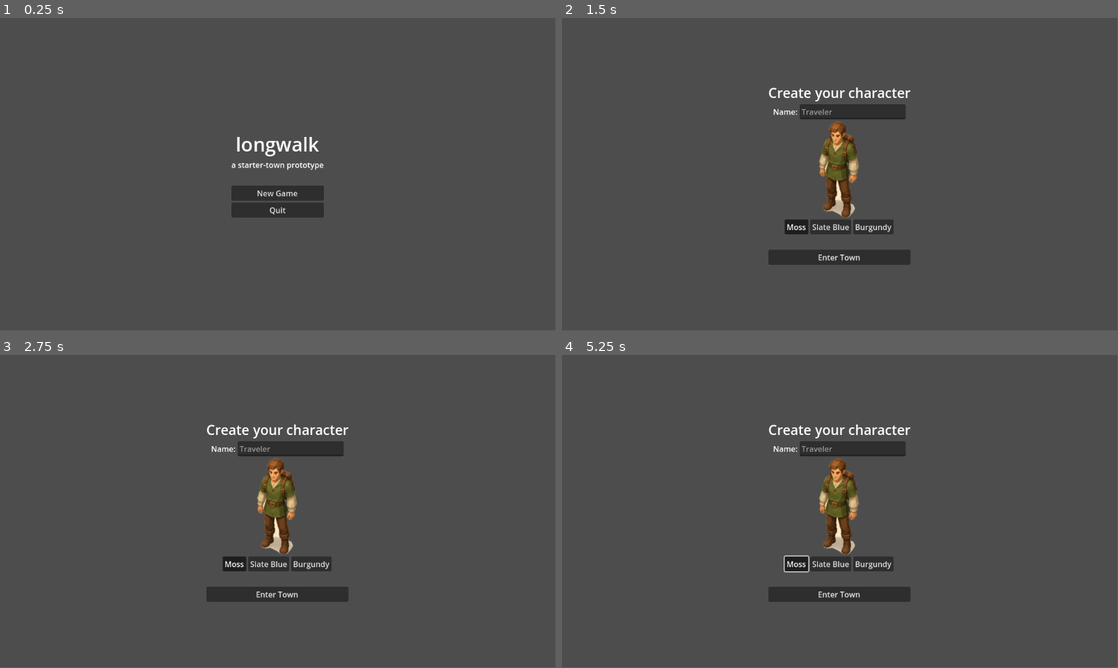
Above: before the commit, frames 1-4 (two rows, left to right).
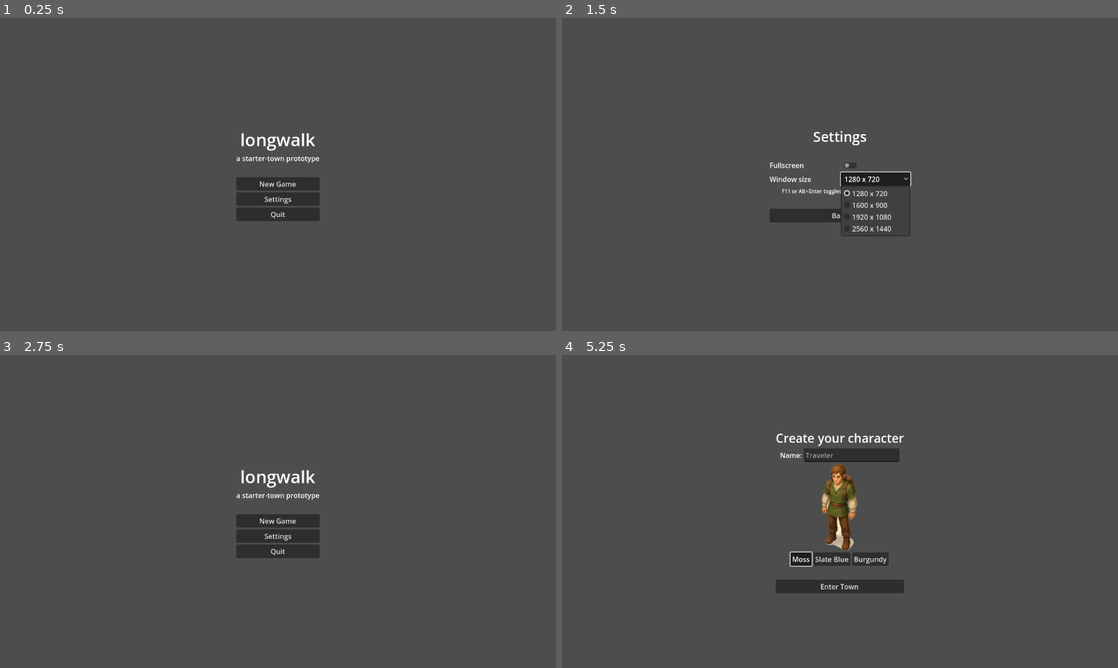
Above: after the commit, the same moments.

Repository: sentania-labs/longwalk
Game: Godot game, scene res://scenes/title_screen.tscn
Same seed, same stepped clock (60 frames per second), same inputs: the game is played once before the commit and once after it.
Inputs (mouse positions are in pixels of both pictures, inside the frame that each line leads up to):
- Up to frame 1 (0.25 s): no input
- Up to frame 2 (1.5 s): click (840, 199) at 0.5 s, where only the run after the commit has a clickable "Settings"; click (873, 177) at 1.25 s, where only the run after the commit has a clickable "1280 x 720"
- Up to frame 3 (2.75 s): click (278, 552) at 2 s, where only the run after the commit has a clickable "Back"
- Up to frame 4 (5.25 s): click (840, 520) at 2.75 s, where only the run after the commit has a clickable "New Game"; click "Enter Town" at 3.5 s; click "Enter Town" at 4.25 s; click "Moss" at 5 s
In our replay, the window is 799x449 before the commit and 800x450 after it. These sizes can differ from the game's own. Grey fills any space a smaller window leaves; there, only what the larger window draws over its background counts as a difference.

The runs differ from the first frame. In frame 1, 1.9% of the frame differs, in the area x 41-59%, y 36-65%; in frame 2, 5.8%; in frame 3, 6.3%, in the area x 37-63%, y 22-79%; in frame 4, 4.4%.
Error in both runs: Invalid access to property or key 'text' on a base object of type 'null instance'. (res://src/render/ui/character_creation.gd:47)

Commit message:
Display settings: fullscreen/windowed toggle, resolution picker, canvas_items scaling
The project had no [display] section at all, so it booted at Godot's
defaults (1152x648, stretch/mode="disabled", resizability undeclared) with
no way for a player to change any of it.

Adds:

- A DisplaySettings autoload (src/render/display_settings.gd) owning window
  mode and windowed resolution, persisted to user://settings.cfg via
  ConfigFile and re-applied at boot before the first scene draws.
- A settings screen (scenes/settings_screen.tscn) reached from a new
  "Settings" button on the title screen: fullscreen toggle, and a windowed
  resolution picker that greys out in fullscreen.
- F11 and Alt+Enter as a global toggle_fullscreen action, handled by the
  autoload so it works from every scene.
- A [display] section: 1280x720 base viewport, resizable,
  stretch/mode="canvas_items", stretch/aspect="keep".

Fullscreen uses WINDOW_MODE_FULLSCREEN (borderless) rather than
WINDOW_MODE_EXCLUSIVE_FULLSCREEN, so alt-tab stays cheap.

canvas_items rather than viewport, because the art is not pixel art:
tools/art/style.md defaults the house style to a low-poly-flat 3D render
look, process_assets.py resizes with LANCZOS onto arbitrary non-grid sizes
(66x160, 320x261, 320x230), and nothing sets nearest-neighbour filtering
anywhere. Integer viewport scaling would only soften that art.

Pure render/UI layer, nothing under src/sim/ is touched.

Refs #11

Diff:
--- a/project.godot
+++ b/project.godot
@@ -20,8 +20,43 @@
 [autoload]
 
 GameState="*res://src/sim/game_state.gd"
+DisplaySettings="*res://src/render/display_settings.gd"
+
+[display]
+
+; Base viewport the UI and world are authored against. Everything scales from
+; here; see stretch/mode below.
+window/size/viewport_width=1280
+window/size/viewport_height=720
+window/size/resizable=true
+
+; canvas_items, not viewport. The art here is NOT pixel art and does not want
+; integer pixel-perfect scaling: tools/art/style.md defaults the house style
+; to "a low-poly-flat 3D render look", and tools/art/process_assets.py resizes
+; every asset with LANCZOS (a smooth resample) onto arbitrary non-grid sizes
+; (66x160 for the player, 320x261 and 320x230 for the two building facades).
+; Nothing in the project or in any .import file sets nearest-neighbour
+; filtering, so textures already draw with Godot's default linear filter.
+; canvas_items scales the 2D transform and lets those textures resample
+; smoothly at any window size; viewport mode would instead render to a fixed
+; 1280x720 buffer and blit it, which only pays off for grid-aligned pixel art
+; and would soften this art at every non-integer scale.
+window/stretch/mode="canvas_items"
+
+; keep, not expand: the whole windowed resolution list is 16:9, so the intended
+; framing holds at every offered size, and an arbitrary drag-resize letterboxes
+; rather than distorting the sprites or handing the player a wider view of the
+; world than the town was laid out for.
+window/stretch/aspect="keep"
 
 [input]
+
+toggle_fullscreen={
+"deadzone": 0.2,
+"events": [Object(InputEventKey,"resource_local_to_scene":false,"resource_name":"","device":-1,"window_id":0,"alt_pressed":false,"shift_pressed":false,"ctrl_pressed":false,"meta_pressed":false,"pressed":false,"keycode":4194342,"physical_keycode":0,"key_label":0,"unicode":0,"location":0,"echo":false,"script":null)
+, Object(InputEventKey,"resource_local_to_scene":false,"resource_name":"","device":-1,"window_id":0,"alt_pressed":true,"shift_pressed":false,"ctrl_pressed":false,"meta_pressed":false,"pressed":false,"keycode":4194309,"physical_keycode":0,"key_label":0,"unicode":0,"location":0,"echo":false,"script":null)
+]
+}
 
 move_up={
 "deadzone": 0.2,
--- /dev/null
+++ b/scenes/settings_screen.tscn
@@ -0,0 +1,75 @@
+[gd_scene load_steps=2 format=3]
+
+[ext_resource type="Script" path="res://src/render/ui/settings_screen.gd" id="1"]
+
+[node name="SettingsScreen" type="Control"]
+layout_mode = 3
+anchors_preset = 15
+anchor_right = 1.0
+anchor_bottom = 1.0
+grow_horizontal = 2
+grow_vertical = 2
+script = ExtResource("1")
+
+[node name="CenterContainer" type="CenterContainer" parent="."]
+layout_mode = 1
+anchors_preset = 15
+anchor_right = 1.0
+anchor_bottom = 1.0
+grow_horizontal = 2
+grow_vertical = 2
+
+[node name="VBoxContainer" type="VBoxContainer" parent="CenterContainer"]
+layout_mode = 2
+alignment = 1
+
+[node name="Title" type="Label" parent="CenterContainer/VBoxContainer"]
+layout_mode = 2
+horizontal_alignment = 1
+theme_override_font_sizes/font_size = 32
+text = "Settings"
+
+[node name="Spacer" type="Control" parent="CenterContainer/VBoxContainer"]
+custom_minimum_size = Vector2(0, 24)
+layout_mode = 2
+
+[node name="FullscreenRow" type="HBoxContainer" parent="CenterContainer/VBoxContainer"]
+layout_mode = 2
+
+[node name="FullscreenLabel" type="Label" parent="CenterContainer/VBoxContainer/FullscreenRow"]
+custom_minimum_size = Vector2(160, 0)
+layout_mode = 2
+text = "Fullscreen"
+
+[node name="FullscreenCheck" type="CheckButton" parent="CenterContainer/VBoxContainer/FullscreenRow"]
+layout_mode = 2
+
+[node name="ResolutionRow" type="HBoxContainer" parent="CenterContainer/VBoxContainer"]
+layout_mode = 2
+
+[node name="ResolutionLabel" type="Label" parent="CenterContainer/VBoxContainer/ResolutionRow"]
+custom_minimum_size = Vector2(160, 0)
+layout_mode = 2
+text = "Window size"
+
+[node name="ResolutionOption" type="OptionButton" parent="CenterContainer/VBoxContainer/ResolutionRow"]
+custom_minimum_size = Vector2(160, 0)
+layout_mode = 2
+
+[node name="Hint" type="Label" parent="CenterContainer/VBoxContainer"]
+layout_mode = 2
+horizontal_alignment = 1
+theme_override_font_sizes/font_size = 12
+text = "F11 or Alt+Enter toggles fullscreen at any time"
+
+[node name="Spacer2" type="Control" parent="CenterContainer/VBoxContainer"]
+custom_minimum_size = Vector2(0, 24)
+layout_mode = 2
+
+[node name="BackButton" type="Button" parent="CenterContainer/VBoxContainer"]
+layout_mode = 2
+text = "Back"
+
+[connection signal="toggled" from="CenterContainer/VBoxContainer/FullscreenRow/FullscreenCheck" to="." method="_on_fullscreen_toggled"]
+[connection signal="item_selected" from="CenterContainer/VBoxContainer/ResolutionRow/ResolutionOption" to="." method="_on_resolution_selected"]
+[connection signal="pressed" from="CenterContainer/VBoxContainer/BackButton" to="." method="_on_back_pressed"]
--- a/scenes/title_screen.tscn
+++ b/scenes/title_screen.tscn
@@ -42,9 +42,14 @@
 layout_mode = 2
 text = "New Game"
 
+[node name="SettingsButton" type="Button" parent="CenterContainer/VBoxContainer"]
+layout_mode = 2
+text = "Settings"
+
 [node name="QuitButton" type="Button" parent="CenterContainer/VBoxContainer"]
 layout_mode = 2
 text = "Quit"
 
 [connection signal="pressed" from="CenterContainer/VBoxContainer/NewGameButton" to="." method="_on_new_game_pressed"]
+[connection signal="pressed" from="CenterContainer/VBoxContainer/SettingsButton" to="." method="_on_settings_pressed"]
 [connection signal="pressed" from="CenterContainer/VBoxContainer/QuitButton" to="." method="_on_quit_pressed"]
--- /dev/null
+++ b/src/render/display_settings.gd
@@ -0,0 +1,136 @@
+extends Node
+
+# Display settings: window mode (borderless fullscreen vs windowed) and the
+# windowed resolution, persisted to user://settings.cfg and re-applied at
+# boot.
+#
+# This is an autoload for two reasons that a per-scene script could not
+# cover: the saved mode has to be applied before the first scene draws, so
+# the player never sees the default window flash to their chosen one, and
+# the fullscreen shortcut has to work from every scene rather than only
+# while the settings screen happens to be open.
+#
+# Render-layer only (see CLAUDE.md, simulation/rendering separation). The
+# sim layer must never read from here; nothing about window size may reach a
+# simulation decision, or the headless/server build would diverge from the
+# windowed one.
+
+const CONFIG_PATH := "user://settings.cfg"
+const SECTION := "display"
+const KEY_FULLSCREEN := "fullscreen"
+const KEY_WINDOWED_WIDTH := "windowed_width"
+const KEY_WINDOWED_HEIGHT := "windowed_height"
+
+const DEFAULT_FULLSCREEN := false
+const DEFAULT_RESOLUTION := Vector2i(1280, 720)
+
+# Windowed sizes offered by the settings screen. All 16:9, matching the base
+# viewport declared in project.godot: stretch/aspect="keep" letterboxes any
+# other shape rather than distorting it, so a non-16:9 entry here would only
+# buy the player black bars.
+const RESOLUTIONS: Array[Vector2i] = [
+	Vector2i(1280, 720),
+	Vector2i(1600, 900),
+	Vector2i(1920, 1080),
+	Vector2i(2560, 1440),
+]
+
+# Emitted after any applied change, including one made via the F11 /
+# Alt+Enter shortcut while the settings screen is open, so open UI can
+# re-sync instead of showing a stale toggle.
+signal changed
+
+var fullscreen := DEFAULT_FULLSCREEN
+var windowed_resolution := DEFAULT_RESOLUTION
+
+
+func _ready() -> void:
+	# ALWAYS so the fullscreen shortcut keeps working if the game is ever
+	# paused (a pause menu is a later milestone, but an autoload that stops
+	# responding to F11 mid-pause would be a confusing thing to debug then).
+	process_mode = Node.PROCESS_MODE_ALWAYS
+	load_settings()
+	apply()
+
+
+func _unhandled_input(event: InputEvent) -> void:
+	if event.is_action_pressed("toggle_fullscreen"):
+		set_fullscreen(not fullscreen)
+		get_viewport().set_input_as_handled()
+
+
+func set_fullscreen(value: bool) -> void:
+	fullscreen = value
+	apply()
+	save_settings()
+
+
+func set_windowed_resolution(value: Vector2i) -> void:
+	windowed_resolution = value
+	apply()
+	save_settings()
+
+
+# Pushes the current settings onto the actual window. Safe to call when no
+# real window exists: the headless display server has no window to size, and
+# calling into it would be meaningless rather than merely wasteful.
+func apply() -> void:
+	if DisplayServer.get_name() == "headless":
+		changed.emit()
+		return
+
+	if fullscreen:
+		# WINDOW_MODE_FULLSCREEN, not WINDOW_MODE_EXCLUSIVE_FULLSCREEN:
+		# Godot 4's plain fullscreen is a borderless window sized to the
+		# screen, which alt-tabs cleanly. Exclusive fullscreen takes the
+		# display mode and makes alt-tab a mode switch.
+		DisplayServer.window_set_mode(DisplayServer.WINDOW_MODE_FULLSCREEN)
+	else:
+		DisplayServer.window_set_mode(DisplayServer.WINDOW_MODE_WINDOWED)
+		DisplayServer.window_set_size(windowed_resolution)
+		_center_window()
+
+	changed.emit()
+
+
+# Re-centering matters when leaving fullscreen or growing the window: Godot
+# keeps the previous top-left corner, so a window that grew past the screen
+# edge would otherwise end up with its title bar off-screen.
+#
+# Centers on windowed_resolution rather than on window_get_size(): the resize
+# above is a request to the window manager, not an immediate change, so on X11
+# window_get_size() still reports the PREVIOUS size when read back this soon
+# and the window lands off-center by half the delta.
+func _center_window() -> void:
+	var screen := DisplayServer.window_get_current_screen()
+	var usable := DisplayServer.screen_get_usable_rect(screen)
+	DisplayServer.window_set_position(usable.position + (usable.size - windowed_resolution) / 2)
+
+
+func load_settings(path: String = CONFIG_PATH) -> void:
+	var config := ConfigFile.new()
+	# Any read failure (no file on first run, or a corrupt/hand-edited one)
+	# leaves the defaults in place rather than propagating: unreadable
+	# settings are not worth failing a boot over.
+	if config.load(path) != OK:
+		fullscreen = DEFAULT_FULLSCREEN
+		windowed_resolution = DEFAULT_RESOLUTION
+		return
+
+	fullscreen = bool(config.get_value(SECTION, KEY_FULLSCREEN, DEFAULT_FULLSCREEN))
+	var width := int(config.get_value(SECTION, KEY_WINDOWED_WIDTH, DEFAULT_RESOLUTION.x))
+	var height := int(config.get_value(SECTION, KEY_WINDOWED_HEIGHT, DEFAULT_RESOLUTION.y))
+	var loaded := Vector2i(width, height)
+	# Only accept a size this build actually offers. A settings file written
+	# by an older build (or by hand) could otherwise pin the window to a
+	# resolution the settings screen cannot represent, leaving the player
+	# unable to change it back from the UI.
+	windowed_resolution = loaded if loaded in RESOLUTIONS else DEFAULT_RESOLUTION
+
+
+func save_settings(path: String = CONFIG_PATH) -> void:
+	var config := ConfigFile.new()
+	config.set_value(SECTION, KEY_FULLSCREEN, fullscreen)
+	config.set_value(SECTION, KEY_WINDOWED_WIDTH, windowed_resolution.x)
+	config.set_value(SECTION, KEY_WINDOWED_HEIGHT, windowed_resolution.y)
+	config.save(path)
--- /dev/null
+++ b/src/render/ui/settings_screen.gd
@@ -0,0 +1,62 @@
+extends Control
+
+# Settings screen, reached from the title screen. Display options only for
+# now (window mode, windowed resolution); audio and input remapping are not
+# in scope until there is anything to remap.
+#
+# The actual window work lives in the DisplaySettings autoload
+# (src/render/display_settings.gd), not here: the shortcut and the
+# boot-time apply both need it to outlive this scene.
+
+@onready var _fullscreen_check: CheckButton = $CenterContainer/VBoxContainer/FullscreenRow/FullscreenCheck
+@onready var _resolution_row: HBoxContainer = $CenterContainer/VBoxContainer/ResolutionRow
+@onready var _resolution_option: OptionButton = $CenterContainer/VBoxContainer/ResolutionRow/ResolutionOption
+
+var _display_settings: Node
+
+
+func _ready() -> void:
+	# get_node_or_null rather than the "DisplaySettings" autoload global
+	# identifier, for the same reason character_creation.gd uses it: the
+	# global is only resolved on a normal main-scene boot, not when a
+	# headless `--script` test loads this scene (see test/active_path/).
+	_display_settings = get_node_or_null("/root/DisplaySettings")
+	if _display_settings == null:
+		return
+
+	for resolution in _display_settings.RESOLUTIONS:
+		_resolution_option.add_item("%d x %d" % [resolution.x, resolution.y])
+
+	_display_settings.changed.connect(_sync_from_settings)
+	_sync_from_settings()
+
+
+# One-way refresh from the autoload's state. Driven by DisplaySettings.changed
+# as well as _ready(), so toggling fullscreen with F11 while this screen is
+# open moves the checkbox too.
+func _sync_from_settings() -> void:
+	_fullscreen_check.set_pressed_no_signal(_display_settings.fullscreen)
+
+	var index: int = _display_settings.RESOLUTIONS.find(_display_settings.windowed_resolution)
+	if index >= 0:
+		_resolution_option.selected = index
+
+	# Windowed resolution is meaningless in fullscreen (the window takes the
+	# screen's size), so the picker greys out rather than silently ignoring
+	# the player's choice.
+	_resolution_row.modulate.a = 0.5 if _display_settings.fullscreen else 1.0
+	_resolution_option.disabled = _display_settings.fullscreen
+
+
+func _on_fullscreen_toggled(pressed: bool) -> void:
+	if _display_settings != null:
+		_display_settings.set_fullscreen(pressed)
+
+
+func _on_resolution_selected(index: int) -> void:
+	if _display_settings != null:
+		_display_settings.set_windowed_resolution(_display_settings.RESOLUTIONS[index])
+
+
+func _on_back_pressed() -> void:
+	get_tree().change_scene_to_file("res://scenes/title_screen.tscn")
--- a/src/render/ui/title_screen.gd
+++ b/src/render/ui/title_screen.gd
@@ -1,7 +1,8 @@
 extends Control
 
-# Title screen: two options for this first playable slice, "New Game" and
-# "Quit". There is no "Continue" here: there is no save system yet (see
+# Title screen: three options for this first playable slice, "New Game",
+# "Settings", and "Quit". There is no "Continue" here: there is no save
+# system yet for game state (see
 # ARCHITECTURE.md, "three-layer persistence design", not implemented until a
 # later milestone), so a returning-player option would have nothing to load.
 # "Start Game" and "New Character" also collapse into one "New Game" button:
@@ -12,5 +13,9 @@
 	get_tree().change_scene_to_file("res://scenes/character_creation.tscn")
 
 
+func _on_settings_pressed() -> void:
+	get_tree().change_scene_to_file("res://scenes/settings_screen.tscn")
+
+
 func _on_quit_pressed() -> void:
 	get_tree().quit()
--- /dev/null
+++ b/test/active_path/test_display_settings.gd
@@ -0,0 +1,174 @@
+extends SceneTree
+
+# Guards the display-settings plumbing (src/render/display_settings.gd): the
+# ConfigFile round-trip, the validation that keeps a stale or hand-edited
+# settings file from pinning the window to a size the settings screen cannot
+# offer back, and the InputMap registration behind the fullscreen shortcut.
+#
+# The window-mode side (DisplayServer.window_set_mode and friends) is
+# deliberately not covered: there is no window under --headless to assert
+# against, and DisplaySettings.apply() short-circuits there. What is testable
+# without a display server is the persistence and the bindings, which is also
+# where the silent-failure bugs live: a key that was never registered is dead
+# forever with no error (the same class of bug pinned by
+# test/legacy_procedural/test_input_map.gd), and a settings file that fails to
+# round-trip just quietly forgets the player's choice.
+#
+# Invocation (run by tools/run_tests.sh):
+#   godot --headless --script res://test/active_path/test_display_settings.gd
+
+const DisplaySettingsScript := preload("res://src/render/display_settings.gd")
+const SettingsScreenScene := preload("res://scenes/settings_screen.tscn")
+
+# A scratch path under user://, not the real CONFIG_PATH: this test must not
+# clobber the settings of whoever is running it locally.
+const TEST_CONFIG_PATH := "user://test_settings.cfg"
+
+
+func _initialize() -> void:
+	var failures := 0
+
+	failures += _check_defaults_when_absent()
+	failures += _check_round_trip()
+	failures += _check_rejects_unoffered_resolution()
+	failures += _check_resolutions_match_base_aspect()
+	failures += _check_fullscreen_action_bindings()
+	failures += _check_settings_screen_instantiates()
+
+	DirAccess.remove_absolute(ProjectSettings.globalize_path(TEST_CONFIG_PATH))
+
+	if failures == 0:
+		print("\nAll display settings checks passed.")
+		quit(0)
+	else:
+		print("\n%d display settings check(s) FAILED." % failures)
+		quit(1)
+
+
+func _check_defaults_when_absent() -> int:
+	var failures := 0
+	DirAccess.remove_absolute(ProjectSettings.globalize_path(TEST_CONFIG_PATH))
+
+	var settings := DisplaySettingsScript.new()
+	settings.fullscreen = true
+	settings.windowed_resolution = Vector2i(1920, 1080)
+	# A missing file must reset to defaults, not leave whatever was in memory.
+	settings.load_settings(TEST_CONFIG_PATH)
+
+	failures += _check(settings.fullscreen == DisplaySettingsScript.DEFAULT_FULLSCREEN, "missing settings file falls back to the default window mode")
+	failures += _check(settings.windowed_resolution == DisplaySettingsScript.DEFAULT_RESOLUTION, "missing settings file falls back to the default resolution")
+	settings.free()
+	return failures
+
+
+func _check_round_trip() -> int:
+	var failures := 0
+	var writer := DisplaySettingsScript.new()
+	writer.fullscreen = true
+	writer.windowed_resolution = Vector2i(1920, 1080)
+	writer.save_settings(TEST_CONFIG_PATH)
+
+	var reader := DisplaySettingsScript.new()
+	reader.load_settings(TEST_CONFIG_PATH)
+
+	failures += _check(reader.fullscreen == true, "fullscreen survives a save/load round-trip")
+	failures += _check(reader.windowed_resolution == Vector2i(1920, 1080), "windowed resolution survives a save/load round-trip (%s)" % reader.windowed_resolution)
+
+	# The false case separately: `false` is also get_value()'s implicit
+	# fallback shape, so a save that silently wrote nothing would still read
+	# back as false and pass a true-only check.
+	writer.fullscreen = false
+	writer.windowed_resolution = Vector2i(1600, 900)
+	writer.save_settings(TEST_CONFIG_PATH)
+	reader.load_settings(TEST_CONFIG_PATH)
+
+	failures += _check(reader.fullscreen == false, "windowed mode survives a save/load round-trip")
+	failures += _check(reader.windowed_resolution == Vector2i(1600, 900), "a second windowed resolution survives a save/load round-trip (%s)" % reader.windowed_resolution)
+
+	writer.free()
+	reader.free()
+	return failures
+
+
+func _check_rejects_unoffered_resolution() -> int:
+	var failures := 0
+	# Simulates a settings file written by a build that offered a size this
+	# one does not, or edited by hand. Accepting it would size the window to
+	# something the settings screen has no entry for, so the player could not
+	# pick their way back out of it.
+	var config := ConfigFile.new()
+	config.set_value(DisplaySettingsScript.SECTION, DisplaySettingsScript.KEY_FULLSCREEN, false)
+	config.set_value(DisplaySettingsScript.SECTION, DisplaySettingsScript.KEY_WINDOWED_WIDTH, 800)
+	config.set_value(DisplaySettingsScript.SECTION, DisplaySettingsScript.KEY_WINDOWED_HEIGHT, 600)
+	config.save(TEST_CONFIG_PATH)
+
+	var settings := DisplaySettingsScript.new()
+	settings.load_settings(TEST_CONFIG_PATH)
+	failures += _check(settings.windowed_resolution == DisplaySettingsScript.DEFAULT_RESOLUTION,
+		"a resolution this build does not offer falls back to the default (%s)" % settings.windowed_resolution)
+	settings.free()
+	return failures
+
+
+# project.godot sets window/stretch/aspect="keep", which letterboxes anything
+# that is not the base viewport's aspect ratio. An offered resolution that did
+# not match would therefore ship guaranteed black bars, so the list and the
+# base viewport are pinned together here.
+func _check_resolutions_match_base_aspect() -> int:
+	var failures := 0
+	var base_width: int = ProjectSettings.get_setting("display/window/size/viewport_width")
+	var base_height: int = ProjectSettings.get_setting("display/window/size/viewport_height")
+	var base_aspect := float(base_width) / float(base_height)
+
+	failures += _check(DisplaySettingsScript.DEFAULT_RESOLUTION == Vector2i(base_width, base_height),
+		"the default resolution is the base viewport size (%dx%d)" % [base_width, base_height])
+	failures += _check(DisplaySettingsScript.RESOLUTIONS.size() > 0, "at least one windowed resolution is offered")
+
+	for resolution in DisplaySettingsScript.RESOLUTIONS:
+		var aspect := float(resolution.x) / float(resolution.y)
+		failures += _check(is_equal_approx(aspect, base_aspect),
+			"offered resolution %s matches the base viewport aspect ratio" % resolution)
+
+	return failures
+
+
+# The shortcut is polled by name via InputEvent.is_action_pressed, which
+# returns false forever for an unregistered action rather than erroring. Both
+# bindings are asserted individually: dropping one would leave the other
+# working, so a has_action() check alone would not notice.
+func _check_fullscreen_action_bindings() -> int:
+	var failures := 0
+	failures += _check(InputMap.has_action("toggle_fullscreen"), "InputMap has the toggle_fullscreen action")
+	if not InputMap.has_action("toggle_fullscreen"):
+		return failures
+
+	var has_f11 := false
+	var has_alt_enter := false
+	for event in InputMap.action_get_events("toggle_fullscreen"):
+		if not event is InputEventKey:
+			continue
+		if event.keycode == KEY_F11:
+			has_f11 = true
+		if event.keycode == KEY_ENTER and event.alt_pressed:
+			has_alt_enter = true
+
+	failures += _check(has_f11, "toggle_fullscreen is bound to F11")
+	failures += _check(has_alt_enter, "toggle_fullscreen is bound to Alt+Enter")
+	return failures
+
+
+func _check_settings_screen_instantiates() -> int:
+	var failures := 0
+	var instance := SettingsScreenScene.instantiate()
+	failures += _check(instance != null and instance is Control, "settings_screen.tscn instantiates as Control")
+	if instance != null:
+		instance.free()
+	return failures
+
+
+func _check(condition: bool, label: String) -> int:
+	if condition:
+		print("[PASS] %s" % label)
+		return 0
+	print("[FAIL] %s" % label)
+	return 1
Not shown, changed: tools/run_tests.sh
